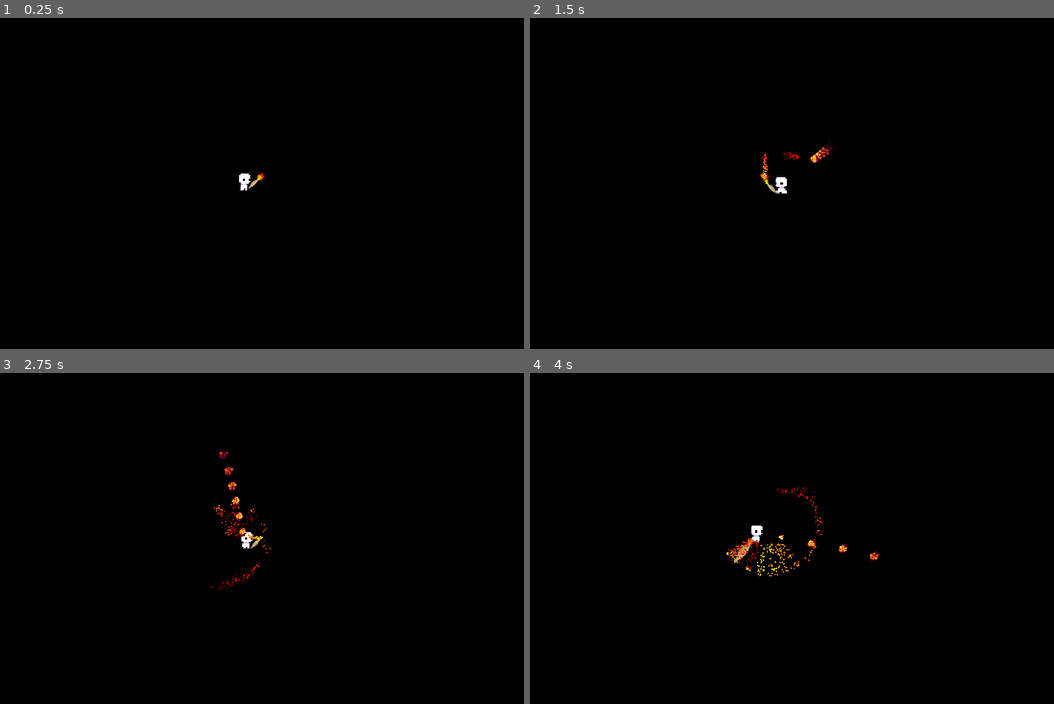
Above: before the commit, frames 1-4 (two rows, left to right).
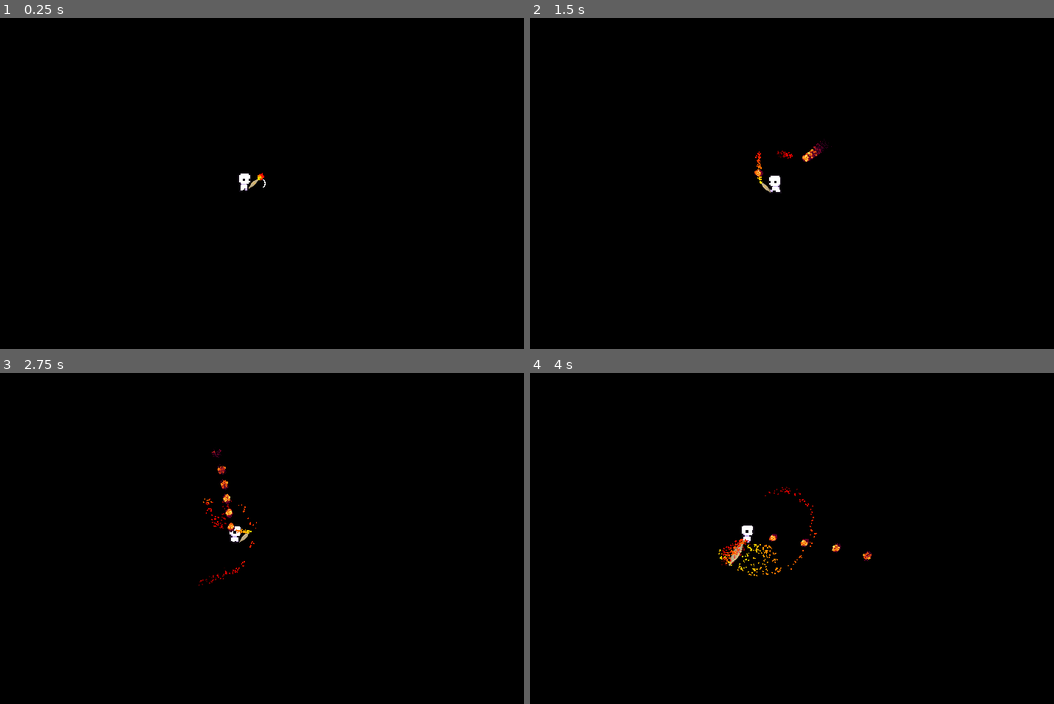
Above: after the commit, the same moments.

Repository: Kapsulon/flame
Game: Godot game, scene res://scenes/world.tscn
Two runs of this game, one before a commit and one after it. Both use one fixed random seed, a clock stepped at 60 frames per second and the inputs below.
Inputs (mouse positions are in pixels of both pictures, inside the frame that each line leads up to):
- Up to frame 1 (0.25 s): no input
- Up to frame 2 (1.5 s): move the mouse to (902, 166) at 0.52 s; hold D (right) 0.53-1.28 s; hold Right mouse button (action2) 0.53-1.28 s; click (902, 166) at 0.6 s; move the mouse to (655, 200) at 1.27 s; hold S (down) from 1.28 s (still down); right-click (655, 200) at 1.35 s
- Up to frame 3 (2.75 s): click (125, 555) at 1.55 s; move the mouse to (303, 465) at 2.02 s; release S (down) at 2.03 s; hold D (right) from 2.03 s (still down); hold Right mouse button (action2) from 2.03 s (still down); click (303, 465) at 2.1 s
- Up to frame 4 (4 s): move the mouse to (744, 604) at 2.77 s; release D (right) at 2.78 s; release Right mouse button (action2) at 2.78 s; hold W (up) 2.78-3.53 s; right-click (744, 604) at 2.85 s; click (744, 604) at 3.05 s; move the mouse to (949, 588) at 3.52 s; hold A (left) from 3.53 s (still down); hold Right mouse button (action2) from 3.53 s (still down); click (949, 588) at 3.6 s

The runs differ from the first frame. In frame 1, less than 0.1% of the frame differs, in the area x 50-51%, y 48-52%; in frame 2, 0.5%; in frame 3, 0.8%; in frame 4, 1.0%, in the area x 35-67%, y 34-62%.

Commit message:
ADD: controller support

Diff:
--- a/project.godot
+++ b/project.godot
@@ -24,25 +24,25 @@
 [input]
 
 up={
-"deadzone": 0.5,
+"deadzone": 0.0,
 "events": [Object(InputEventKey,"resource_local_to_scene":false,"resource_name":"","device":-1,"window_id":0,"alt_pressed":false,"shift_pressed":false,"ctrl_pressed":false,"meta_pressed":false,"pressed":false,"keycode":0,"physical_keycode":87,"key_label":0,"unicode":122,"echo":false,"script":null)
 , Object(InputEventJoypadMotion,"resource_local_to_scene":false,"resource_name":"","device":-1,"axis":1,"axis_value":-1.0,"script":null)
 ]
 }
 down={
-"deadzone": 0.5,
+"deadzone": 0.0,
 "events": [Object(InputEventKey,"resource_local_to_scene":false,"resource_name":"","device":-1,"window_id":0,"alt_pressed":false,"shift_pressed":false,"ctrl_pressed":false,"meta_pressed":false,"pressed":false,"keycode":0,"physical_keycode":83,"key_label":0,"unicode":115,"echo":false,"script":null)
 , Object(InputEventJoypadMotion,"resource_local_to_scene":false,"resource_name":"","device":-1,"axis":1,"axis_value":1.0,"script":null)
 ]
 }
 left={
-"deadzone": 0.5,
+"deadzone": 0.0,
 "events": [Object(InputEventKey,"resource_local_to_scene":false,"resource_name":"","device":-1,"window_id":0,"alt_pressed":false,"shift_pressed":false,"ctrl_pressed":false,"meta_pressed":false,"pressed":false,"keycode":0,"physical_keycode":65,"key_label":0,"unicode":113,"echo":false,"script":null)
 , Object(InputEventJoypadMotion,"resource_local_to_scene":false,"resource_name":"","device":-1,"axis":0,"axis_value":-1.0,"script":null)
 ]
 }
 right={
-"deadzone": 0.5,
+"deadzone": 0.0,
 "events": [Object(InputEventKey,"resource_local_to_scene":false,"resource_name":"","device":-1,"window_id":0,"alt_pressed":false,"shift_pressed":false,"ctrl_pressed":false,"meta_pressed":false,"pressed":false,"keycode":0,"physical_keycode":68,"key_label":0,"unicode":100,"echo":false,"script":null)
 , Object(InputEventJoypadMotion,"resource_local_to_scene":false,"resource_name":"","device":-1,"axis":0,"axis_value":1.0,"script":null)
 ]
@@ -54,9 +54,29 @@
 ]
 }
 action2={
-"deadzone": 1.0,
+"deadzone": 0.5,
 "events": [Object(InputEventMouseButton,"resource_local_to_scene":false,"resource_name":"","device":-1,"window_id":0,"a …(258 unchanged characters)…
 , Object(InputEventJoypadMotion,"resource_local_to_scene":false,"resource_name":"","device":-1,"axis":4,"axis_value":1.0,"script":null)
+]
+}
+aim_up={
+"deadzone": 0.0,
+"events": [Object(InputEventJoypadMotion,"resource_local_to_scene":false,"resource_name":"","device":-1,"axis":3,"axis_value":-1.0,"script":null)
+]
+}
+aim_down={
+"deadzone": 0.0,
+"events": [Object(InputEventJoypadMotion,"resource_local_to_scene":false,"resource_name":"","device":-1,"axis":3,"axis_value":1.0,"script":null)
+]
+}
+aim_left={
+"deadzone": 0.0,
+"events": [Object(InputEventJoypadMotion,"resource_local_to_scene":false,"resource_name":"","device":-1,"axis":2,"axis_value":-1.0,"script":null)
+]
+}
+aim_right={
+"deadzone": 0.0,
+"events": [Object(InputEventJoypadMotion,"resource_local_to_scene":false,"resource_name":"","device":-1,"axis":2,"axis_value":1.0,"script":null)
 ]
 }
 
--- /dev/null
+++ b/scenes/pointer.tscn
@@ -0,0 +1,9 @@
+[gd_scene load_steps=2 format=3 uid="uid://p6ieash7frc3"]
+
+[ext_resource type="Texture2D" uid="uid://cve4iuafjy5fk" path="res://assets/sprites/arrow.png" id="1_5nqki"]
+
+[node name="Pointer" type="Marker2D"]
+
+[node name="Arrow" type="Sprite2D" parent="."]
+position = Vector2(64, 0)
+texture = ExtResource("1_5nqki")
--- a/scripts/player.gd
+++ b/scripts/player.gd
@@ -5,10 +5,23 @@
 var FLAME_PARTICLE_SCENE := preload("res://assets/particles/flame_particle.tscn")
 var TORCH_SWING_SCENE := preload("res://scenes/torchswing.tscn")
 var FLAME_SPRAY_SCENE := preload("res://scenes/flame.tscn")
+var POINTER_SCENE := preload("res://scenes/pointer.tscn")
+
+var controller: bool = false:
+    set(n_controller):
+        controller = n_controller
+        pointer.visible = controller
+        if controller:
+            Input.set_mouse_mode(Input.MOUSE_MODE_CAPTURED)
+        else:
+            Input.set_mouse_mode(Input.MOUSE_MODE_VISIBLE)
+
+var last_aim_dir := Vector2.ZERO
 
 var cam := Camera2D.new()
 var sprite := AnimatedSprite2D.new()
 var collision := CollisionShape2D.new()
+var pointer := POINTER_SCENE.instantiate()
 
 var torch_sprite := Sprite2D.new()
 var torch_flame := FLAME_PARTICLE_SCENE.instantiate()
@@ -64,6 +77,7 @@
     collision.shape = RectangleShape2D.new()
 
 func _ready() -> void:
+    add_child(pointer)
     cam.process_callback = Camera2D.CAMERA2D_PROCESS_PHYSICS
     cam.position_smoothing_enabled = true
     cam.position_smoothing_speed = 16.0
@@ -78,40 +92,64 @@
     torch_flame.position.y = -torch_sprite.get_rect().size.y / 2
     add_child(torch_swing)
 
-func swing() -> void:
+func swing(aim: Vector2) -> void:
     torch_sprite.hide()
     torch_flame.emitting = false
-    torch_swing.rotation = get_local_mouse_position().angle()
+    if not controller:
+        torch_swing.rotation = get_local_mouse_position().angle()
+    else:
+        torch_swing.rotation = aim.angle()
     await torch_swing.swing()
     torch_flame.restart()
     torch_sprite.show()
 
-func spray() -> void:
+func spray(aim: Vector2) -> void:
     if torch_spray_cd > 0.0: return
     torch_spray_cd = SPRAY_COOLDOWN
     var tmp = FLAME_SPRAY_SCENE.instantiate()
     tmp.position = position
     tmp.setSpeed(512.0)
-    tmp.setDirVect(get_global_mouse_position() - position)
+    if not controller:
+        tmp.setDirVect(get_global_mouse_position() - position)
+    else:
+        tmp.setDirVect(aim)
     get_tree().root.add_child(tmp)
 
 func _process(delta: float) -> void:
     if Engine.is_editor_hint(): return
     torch_spray_cd = maxf(0.0, torch_spray_cd - delta)
-    cam.position = get_local_mouse_position() / 16
-    if Input.is_action_just_pressed("action1"):
-        swing()
-    if Input.is_action_pressed("action2"):
-        spray()
+    if not controller:
+        cam.position = get_global_mouse_position() / 16
+    else:
+        cam.position = Vector2.ZERO
 
-func should_turn() -> void:
-    sprite.flip_h = get_global_mouse_position().x < position.x
+func should_turn(aim: Vector2) -> void:
+    if not controller:
+        sprite.flip_h = get_global_mouse_position().x < position.x
+    else:
+        sprite.flip_h = aim.x < 0
+        pointer.rotation = aim.angle()
     torch_sprite.position.x = -TORCH_OFFSET if sprite.flip_h else TORCH_OFFSET
     torch_sprite.rotation = deg_to_rad(-45.0) if sprite.flip_h else deg_to_rad(45.0)
+
+func _unhandled_input(event: InputEvent) -> void:
+    if event is InputEventJoypadButton or event is InputEventJoypadMotion:
+        controller = true
+    else:
+        controller = false
 
 func _physics_process(_delta: float) -> void:
     if Engine.is_editor_hint(): return
     var dir := Vector2(Input.get_axis("left", "right"), Input.get_axis("up", "down"))
+    var aim_dir := Vector2(Input.get_axis("aim_left", "aim_right"), Input.get_axis("aim_up", "aim_down"))
+    if aim_dir == Vector2.ZERO:
+        aim_dir = last_aim_dir
+    else:
+        last_aim_dir = aim_dir
+    if Input.is_action_just_pressed("action1"):
+        swing(aim_dir)
+    if Input.is_action_pressed("action2"):
+        spray(aim_dir)
     velocity = dir.normalized() * SPEED
     if velocity.length() > 0.0:
         var tmp = animation
@@ -120,5 +158,5 @@
             animation_frame = 1
     else:
         animation = "idle"
-    should_turn()
+    should_turn(aim_dir)
     move_and_slide()
Binary file added: assets/sprites/arrow.png
Not shown, added: assets/sprites/arrow.png.import
